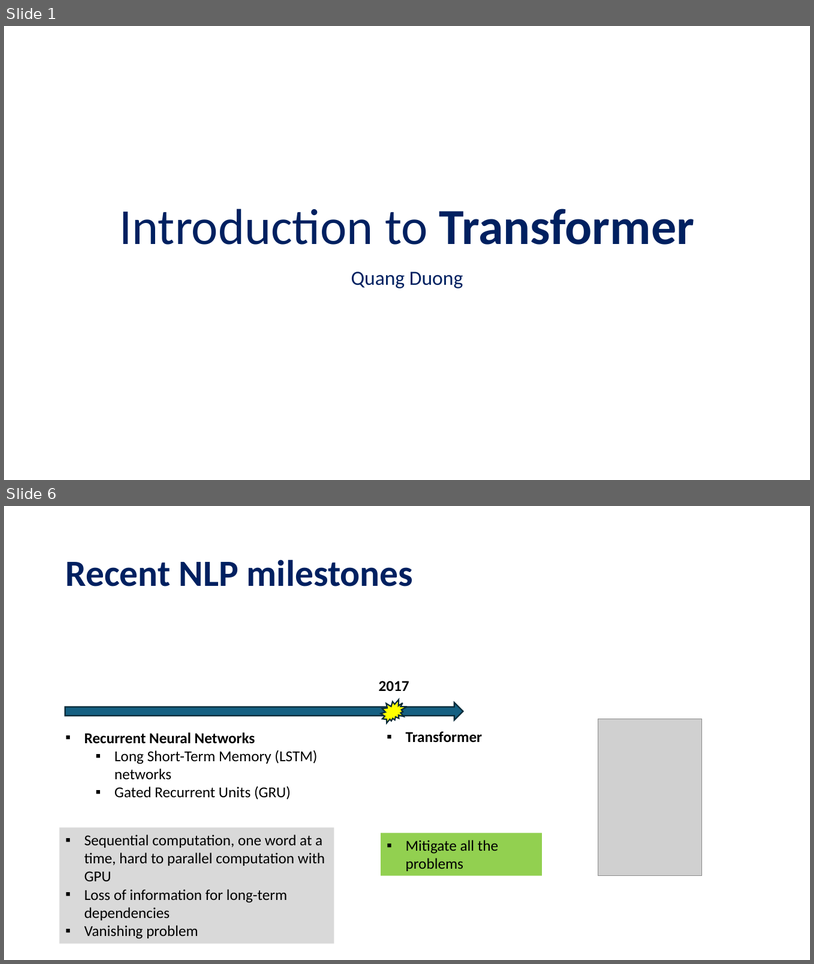
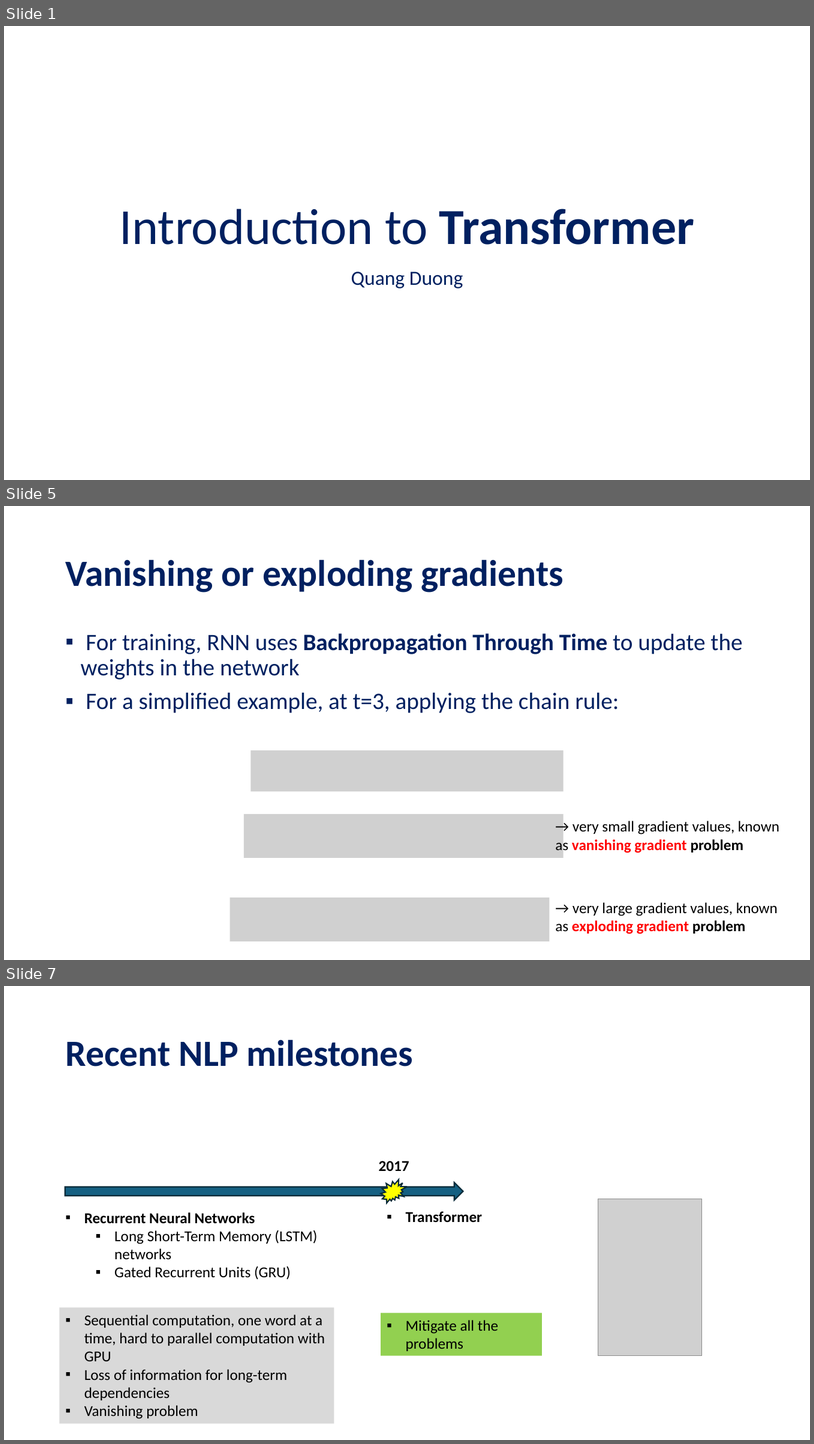
Before and after one commit to tanquangduong/transformer-pt, a slide deck: presentation/Introduction to Transformer.pptx. Shown one above the other, each under a label of ours: slides 1 and 6 before the commit, slides 1, 5 and 7 after it; the slides between them are not shown. The pictures are 814x964 and 814x1444 pixels, drawn with LibreOffice and Linux fonts; fonts in the diff are those of the drawing; grey boxes stand for pictures. Boxes give left, top, right and bottom in pixels: in the first picture for what was removed or moved away, otherwise in the second. Text is boxed around its words. In the diff, an @@ line names an element or a change of style, - is before the commit and + after.

```diff
--- a/presentation/Introduction to Transformer.pptx
+++ b/presentation/Introduction to Transformer.pptx
@@ slide 5 added at [4, 506, 810, 960], background #FFFFFF @@
@@ title added at [65, 559, 564, 592], 44 pt, text #002060, bold @@
+Vanishing or exploding gradients
@@ text added at [81, 633, 743, 713], 28 pt, text #002060 @@
+▪ For training, RNN uses Backpropagation Through Time to update the weights in the network
+▪ For a simplified example, at t=3, applying the chain rule:
@@ picture added at [251, 750, 564, 792] @@
@@ picture added at [244, 814, 564, 858] @@
@@ text added at [555, 820, 780, 853], 18 pt, text #000000 @@
+→ very small gradient values, known as vanishing gradient problem
@@ picture added at [230, 897, 550, 942] @@
@@ text added at [555, 902, 778, 934], 18 pt, text #000000 @@
+→ very large gradient values, known as exploding gradient problem
@@ what was slide 6 is now slide 7 @@
```
Also in this commit, not shown: 5 slides changed, 1 other file.
